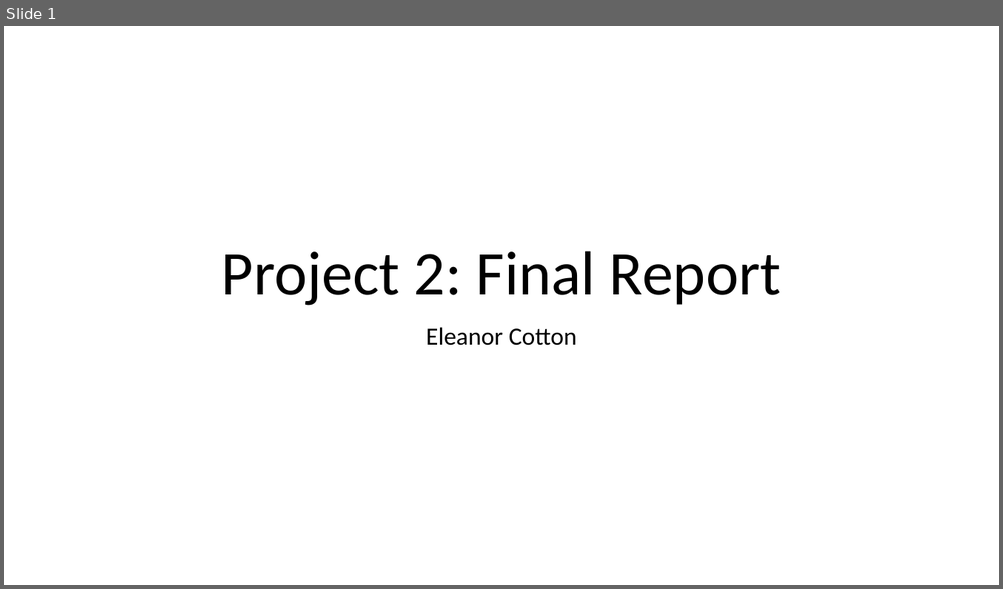
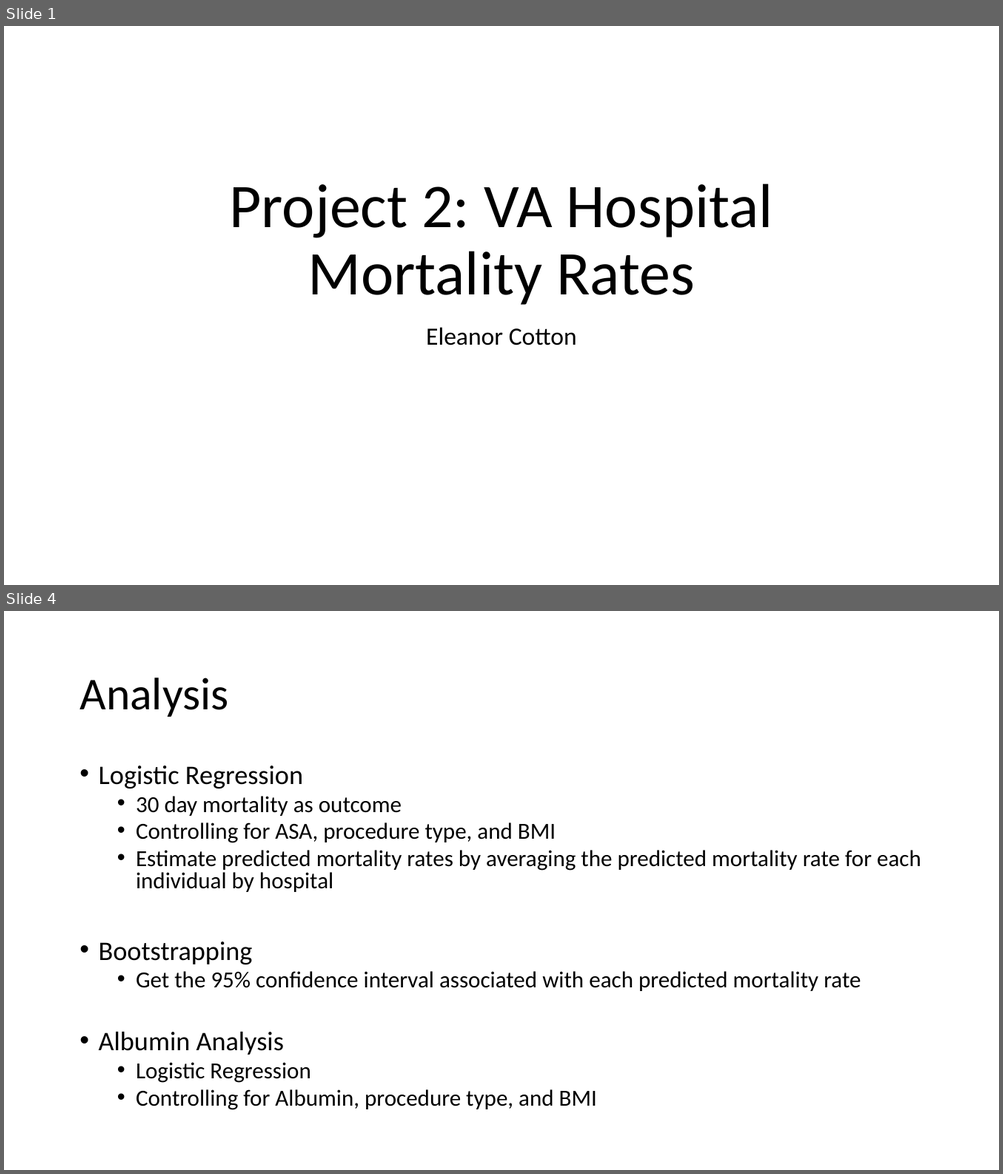
Before and after one commit to elcotton/bios6623-elcotton, a slide deck: Project2/Reports/BIOS6623_Project2_FinalPresentation.pptx. Shown one above the other, each under a label of ours: slide 1 before the commit, slides 1 and 4 after it; the slides between them are not shown. The pictures are 1003x589 and 1003x1174 pixels, drawn with LibreOffice and Linux fonts; fonts in the diff are those of the drawing. Boxes give left, top, right and bottom in pixels: in the first picture for what was removed or moved away, otherwise in the second. Text is boxed around its words. In the diff, an @@ line names an element or a change of style, - is before the commit and + after.

Commit message:
Additions to final report and presentation

```diff
--- a/Project2/Reports/BIOS6623_Project2_FinalPresentation.pptx
+++ b/Project2/Reports/BIOS6623_Project2_FinalPresentation.pptx
@@ slide 4 added at box(4, 611, 999, 1170), background #FFFFFF @@
@@ title added at box(79, 678, 228, 717), 44 pt, text #000000 @@
+Analysis
@@ text added at box(99, 766, 921, 1111), 22.2 pt, text #000000 @@
+• Logistic Regression
+  • 30 day mortality as outcome
+  • Controlling for ASA, procedure type, and BMI
+  • Estimate predicted mortality rates by averaging the predicted mortality rate for each individual by hospital
+• Bootstrapping
+  • Get the 95% confidence interval associated with each predicted mortality rate
+• Albumin Analysis
+  • Logistic Regression
+  • Controlling for Albumin, procedure type, and BMI
@@ slide 1 changed as well @@
@@ title at box(229, 184, 773, 305): text changed @@
-Project 2: Final Report
+Project 2: VA Hospital Mortality Rates
```
Also in this commit, not shown: 2 other slides changed, 4 other slides added, 4 slides removed, 4 other files.
